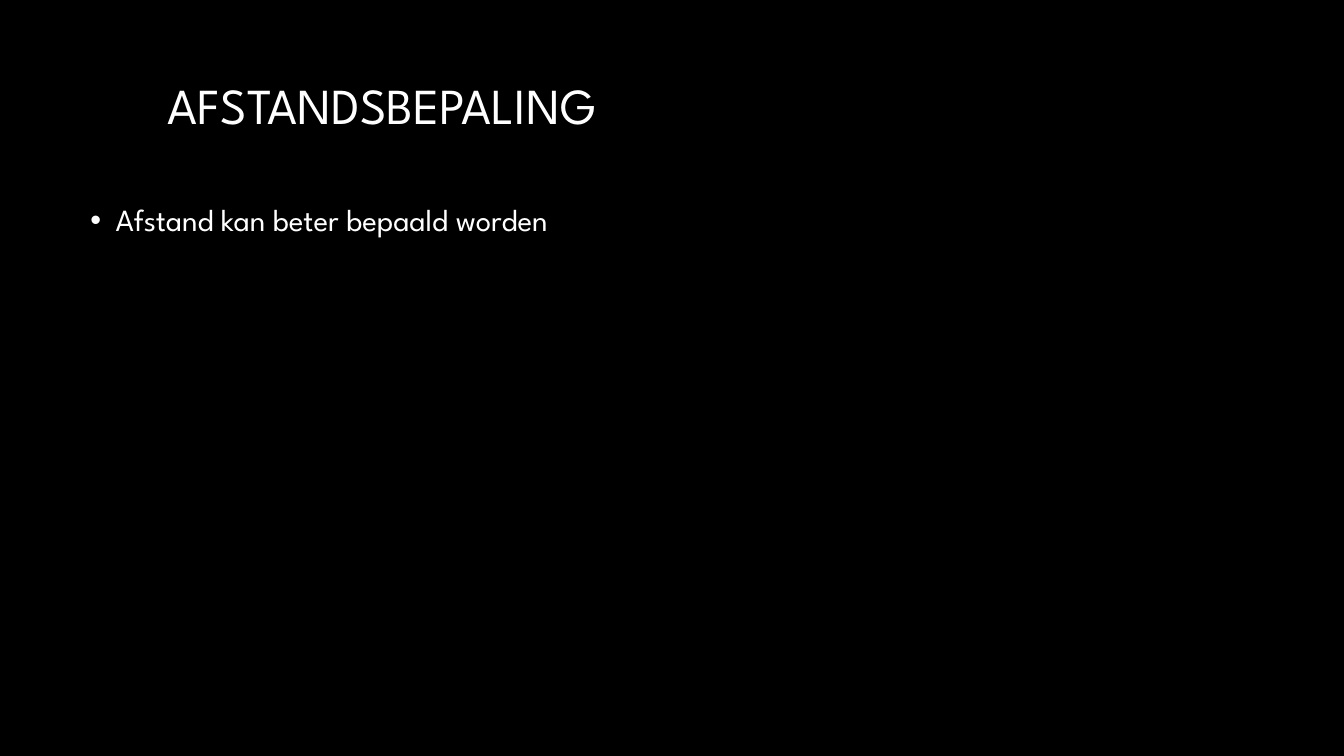
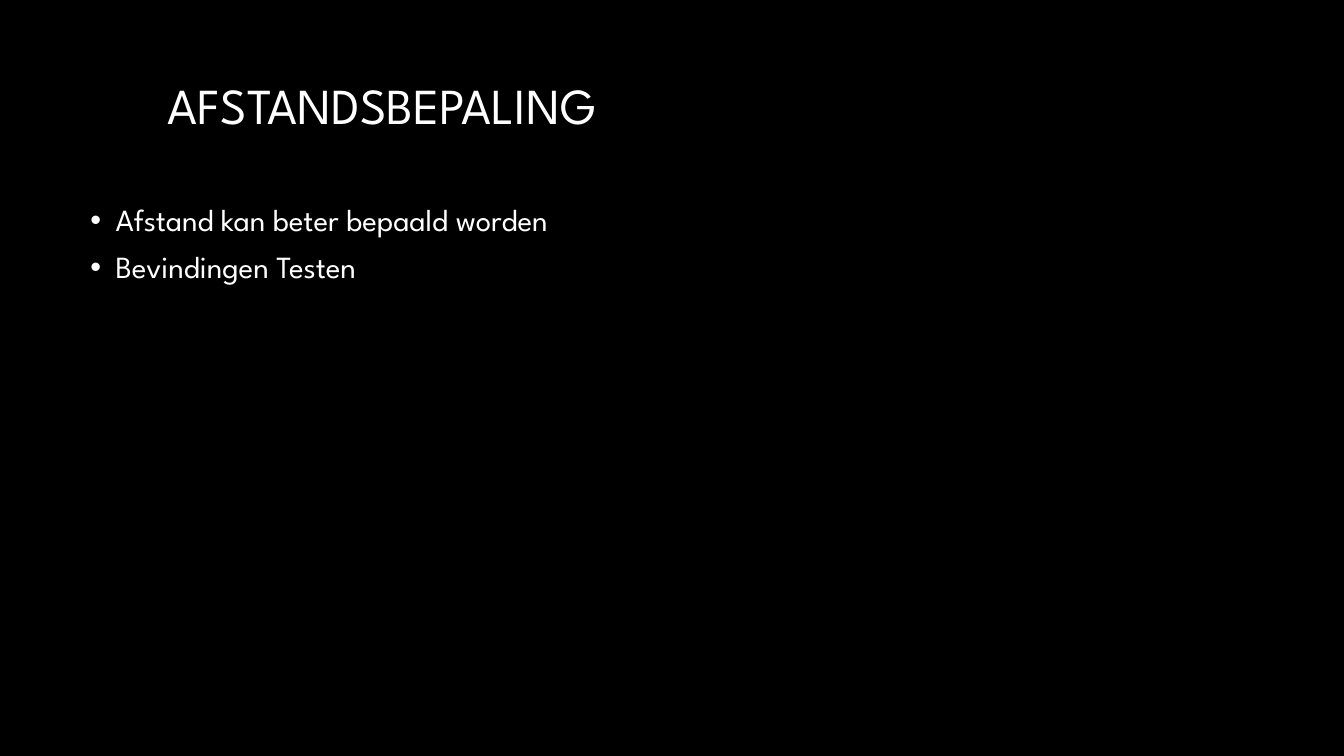
Before and after one commit to TomHeij/Project5-6, a slide deck: slide 5 of Opleverset_Project_5-6/Manage_&_Control/Presentaties/Sprint Meeting 6 Project 5-6.pptx. Drawn at 1344x756 pixels with LibreOffice and Linux fonts; fonts in the diff are those of the drawing; background and template pictures are left out. Boxes give left, top, right and bottom in pixels: in the first picture for what was removed or moved away, otherwise in the second. Text is boxed around its words. In the diff, an @@ line names an element or a change of style, - is before the commit and + after.

```diff
--- a/Opleverset_Project_5-6/Manage_&_Control/Presentaties/Sprint Meeting 6 Project 5-6.pptx
+++ b/Opleverset_Project_5-6/Manage_&_Control/Presentaties/Sprint Meeting 6 Project 5-6.pptx
@@ text at bbox=[116, 256, 356, 285]: paragraph added @@
+• Bevindingen Testen
```
Also in this commit, not shown: 1 other slide changed, 2 slides added, 3 slides removed, 4 other files.
